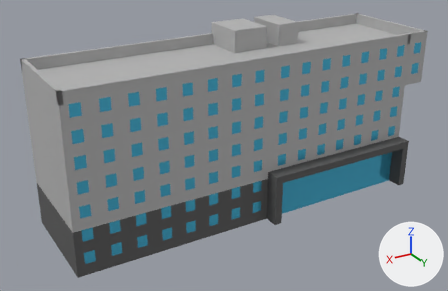
One commit to the glTF model models/BitSolB.glb: the scene before it, then after it.
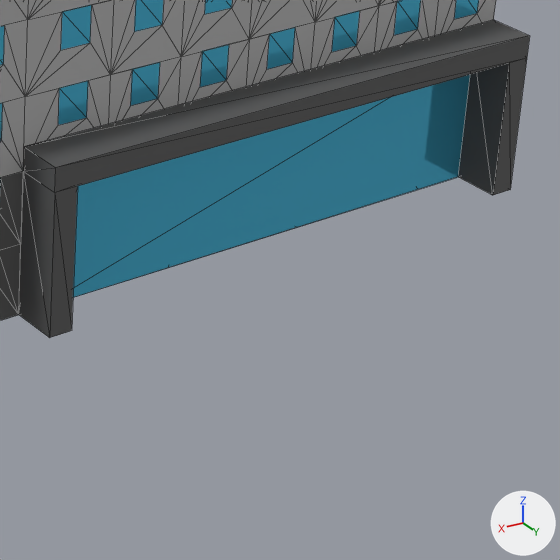
The first picture shows the older version from a 50 mm camera at (42.8, 67.4, 42.3) aimed at (2.8, 0.7, 9.0). The close-ups show both versions on the part from 58% to 93% of the width and 45% to 99% of the height of that picture; other places that the commit changed are outside them. Arrows for +X, +Y and +Z are at lower right; the lights stay in place. The close-ups show mesh edges as thin lines. Vertices at the same position are counted once.

The older version as bpy lines, for what is in view:
```python
me_dark = bpy.data.meshes.new('Dark')
me_dark.from_pydata(...)  # 503 vertices, 511 faces; spans x -26.9..26.4, y -7.3..9.3, z 0.0..22.5
me_dark.materials.append(mat_dark)  # dark grey #595959
me_main = bpy.data.meshes.new('Main')
me_main.from_pydata(...)  # 950 vertices, 1201 faces; spans x -26.9..26.4, y -7.3..9.3, z 0.0..24.0
me_main.materials.append(mat_white)  # grey #b5b5b5
me_window = bpy.data.meshes.new('Window')
me_window.from_pydata(...)  # 960 vertices, 480 faces; spans x -26.9..25.4, y -7.3..7.3, z 0.0..21.2
me_window.materials.append(mat_window)  # cyan #5ad6ff
ob_dark = bpy.data.objects.new('Dark', me_dark)
ob_dark.location = (0.0, 0.0, 0.0)
ob_main = bpy.data.objects.new('Main', me_main)
ob_main.location = (0.0, 0.0, 0.0)
ob_window = bpy.data.objects.new('Window', me_window)
ob_window.location = (0.0, 0.0, 0.0)
```
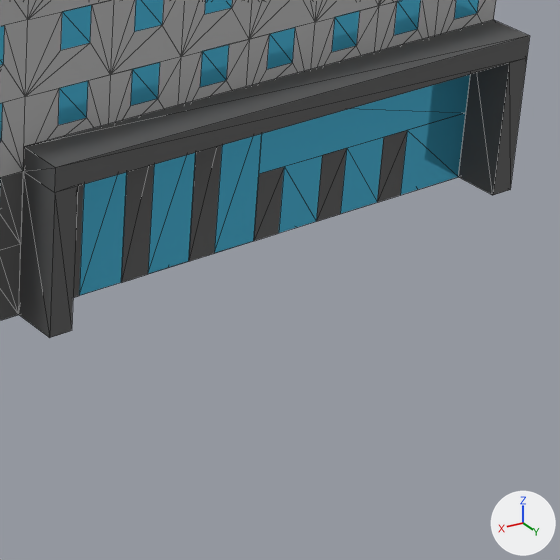
Pixel boxes (x1, y1, x2, y2) of what changed, in the close-ups (560 x 560 px):
'Window', reshaped
    before: (0, 0, 479, 297)
    after: (0, 0, 479, 296)
part 1 of me_window, added (cyan)
    after: (79, 75, 470, 296)
part 2 of me_dark, added (black)
    after: (73, 130, 407, 297)

What the commit changed:
me_window is used by ob_window; location (0.0, 0.0, 0.0).
me_window had 960 vertices, 480 faces and spanned x -26.9..25.4, y -7.3..7.3, z 0.0..21.2.
me_window now has 1086 vertices, 544 faces and spans x -26.9..26.4, y -7.3..7.3, z 0.0..21.2.
me_window part 1: 26 vertices added at x -22.6..-1.5, y 7.3, z 0.0..6.0.
me_dark is used by ob_dark; location (0.0, 0.0, 0.0).
me_dark had 503 vertices, 511 faces and spanned x -26.9..26.4, y -7.3..9.3, z 0.0..22.5.
me_dark now has 527 vertices, 519 faces and spans x -26.9..26.4, y -7.3..9.3, z 0.0..22.5.
Part 2, on me_dark:
12 vertices are added at x -19.3..-2.8, y 7.3, z 0.0..6.0.
12 new vertices lie (1.3, 0.0, 0.0) away from vertices in x -19.3..-2.8, y 7.3, z 0.0..6.0.
12 new faces join them.
